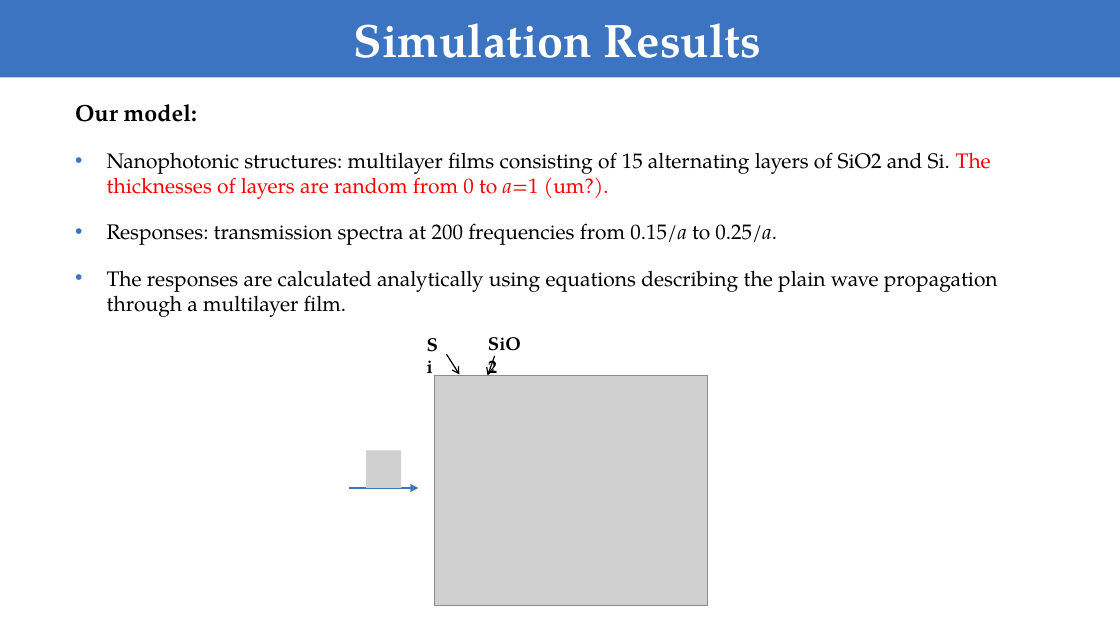
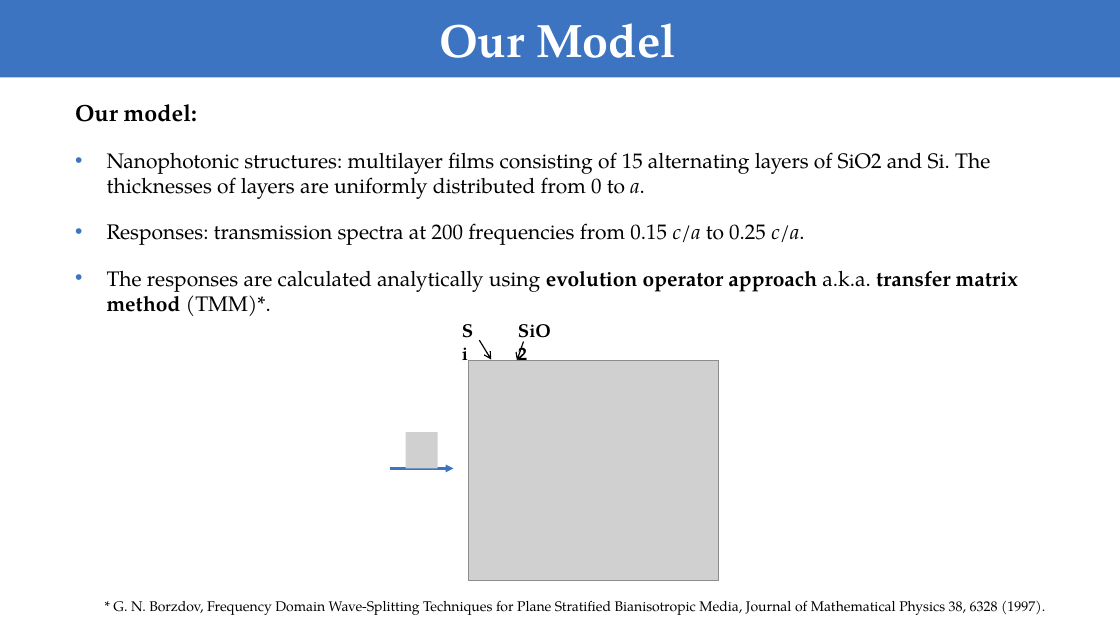
Before and after one commit to FiodarM/InvDesignNet, a slide deck: slide 17 of Training Deep Neural Networks for the Inverse Design of Nanophotonic Structures.pptx (slide 18 before the commit). Drawn at 1120x630 pixels with LibreOffice and Linux fonts; fonts in the diff are those of the drawing; grey boxes stand for pictures. Boxes give left, top, right and bottom in pixels: in the first picture for what was removed or moved away, otherwise in the second. Text is boxed around its words. In the diff, an @@ line names an element or a change of style, - is before the commit and + after.

Commit message:
Update slides.

```diff
--- a/Training Deep Neural Networks for the Inverse Design of Nanophotonic Structures.pptx
+++ b/Training Deep Neural Networks for the Inverse Design of Nanophotonic Structures.pptx
@@ title at bbox=[439, 23, 676, 58]: text changed @@
-Simulation Results
+Our Model
@@ text at bbox=[107, 152, 1018, 316]: text changed @@
-• Nanophotonic structures: multilayer films consisting of 15 alternating layers of SiO2 and Si. The thicknesses of layers are random from 0 to a=1 (um?).
-• Responses: transmission spectra at 200 frequencies from 0.15/a to 0.25/a.
-• The responses are calculated analytically using equations describing the plain wave propagation through a multilayer film.
+• Nanophotonic structures: multilayer films consisting of 15 alternating layers of SiO2 and Si. The thicknesses of layers are uniformly distributed from 0 to a.
+• Responses: transmission spectra at 200 frequencies from 0.15 c/a to 0.25 c/a.
+• The responses are calculated analytically using evolution operator approach a.k.a. transfer matrix method (TMM)*.
@@ text "SiO2" rewrapped from bbox=[480, 329, 538, 360] to bbox=[838, 153, 882, 169] @@
@@ text "Si": place and size @@
-text "Si" at bbox=[418, 329, 451, 360]
+text "Si" at bbox=[454, 315, 484, 345]
@@ arrow moved from (447, 355) - (460, 375) to (480, 340) - (492, 360) @@
@@ arrow moved from (495, 356) - (487, 376) to (523, 342) - (517, 360) @@
@@ picture: place and size @@
-picture at bbox=[435, 376, 707, 606]
+picture at bbox=[469, 360, 718, 581]
@@ picture: place and size @@
-picture at bbox=[366, 450, 402, 488]
+picture at bbox=[406, 433, 438, 469]
@@ arrow moved from (349, 488) - (418, 488) to (390, 469) - (454, 469) @@
@@ text added at bbox=[113, 601, 1045, 615], 12 pt, text #000000 @@
+* G. N. Borzdov, Frequency Domain Wave-Splitting Techniques for Plane Stratified Bianisotropic Media, Journal of Mathematical Physics 38, 6328 (1997).
```
Also in this commit, not shown: 11 other slides changed, 1 slide added.
